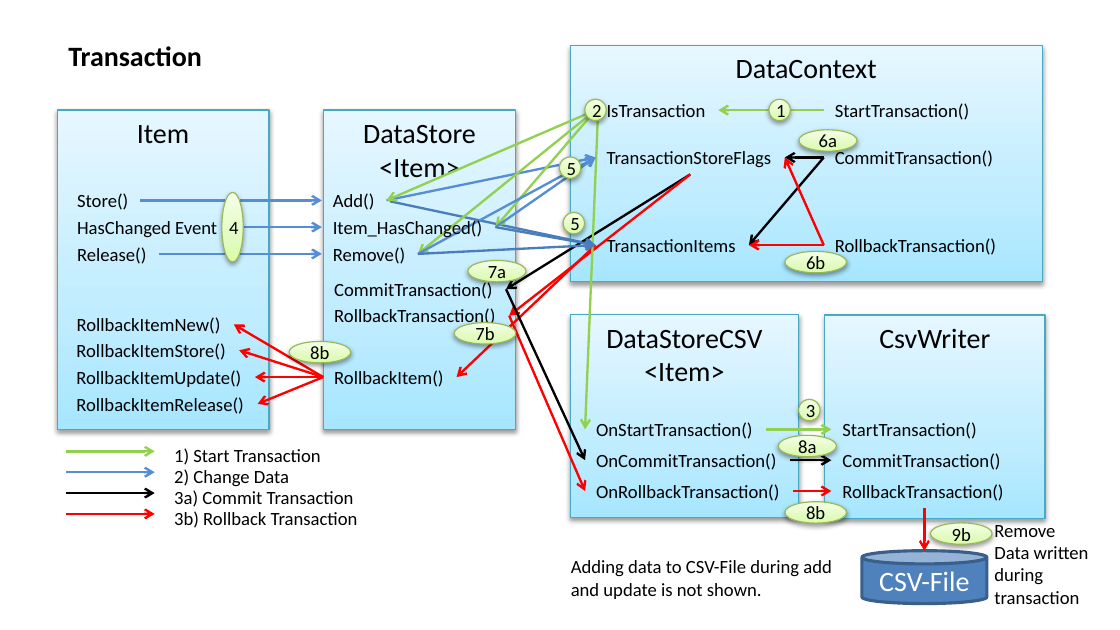
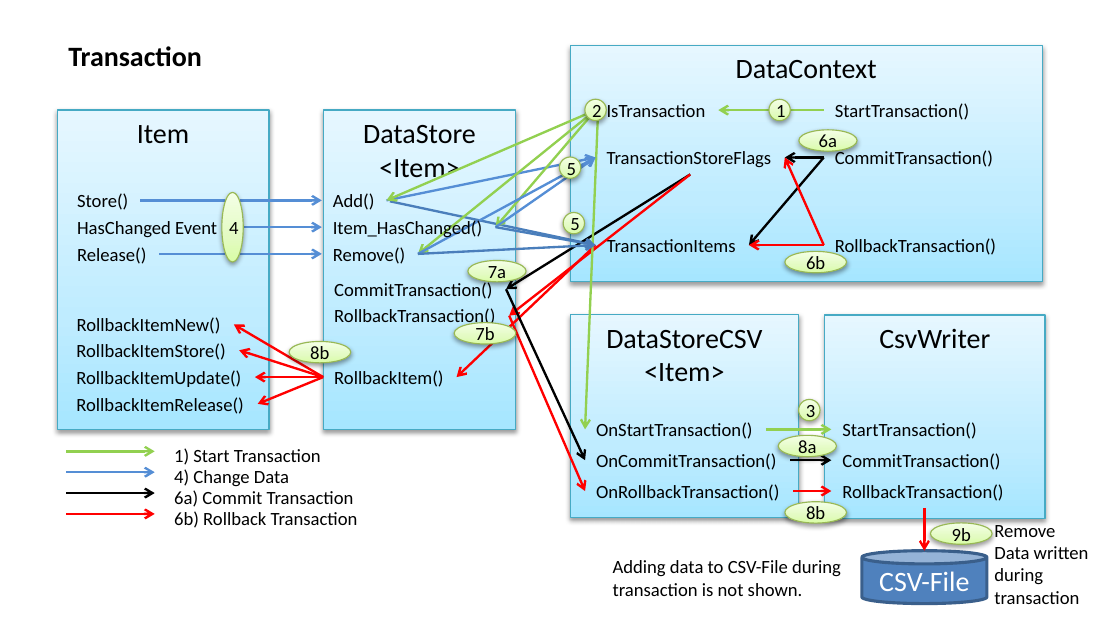
Before and after one commit to PeterHuberSg/Storage, a slide deck: slide 8 of Design.pptx. Drawn at 1120x630 pixels with LibreOffice and Linux fonts; fonts in the diff are those of the drawing. Boxes give left, top, right and bottom in pixels: in the first picture for what was removed or moved away, otherwise in the second. Text is boxed around its words. In the diff, an @@ line names an element or a change of style, - is before the commit and + after.

```diff
--- a/Design.pptx
+++ b/Design.pptx
@@ text at [174,469,289,486]: text changed @@
-2) Change Data
+4) Change Data
@@ text at [174,490,354,507]: text changed @@
-3a) Commit Transaction
+6a) Commit Transaction
@@ text at [174,511,358,528]: text changed @@
-3b) Rollback Transaction
+6b) Rollback Transaction
@@ text at [613,560,841,596]: text changed @@
-Adding data to CSV-File during add
-and update is not shown.
+Adding data to CSV-File during
+transaction is not shown.
```
Also in this commit, not shown: 1 other file.
